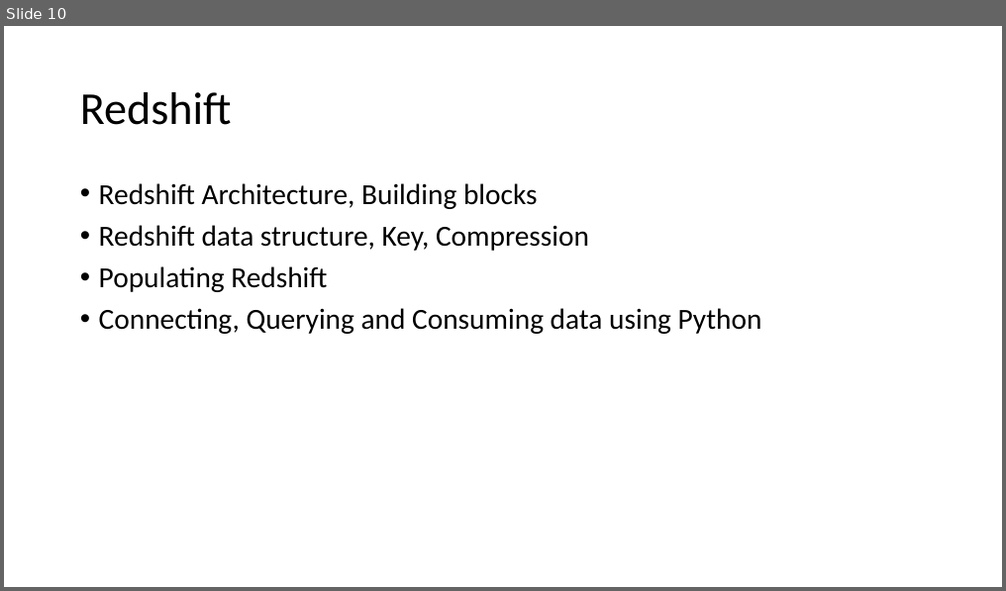
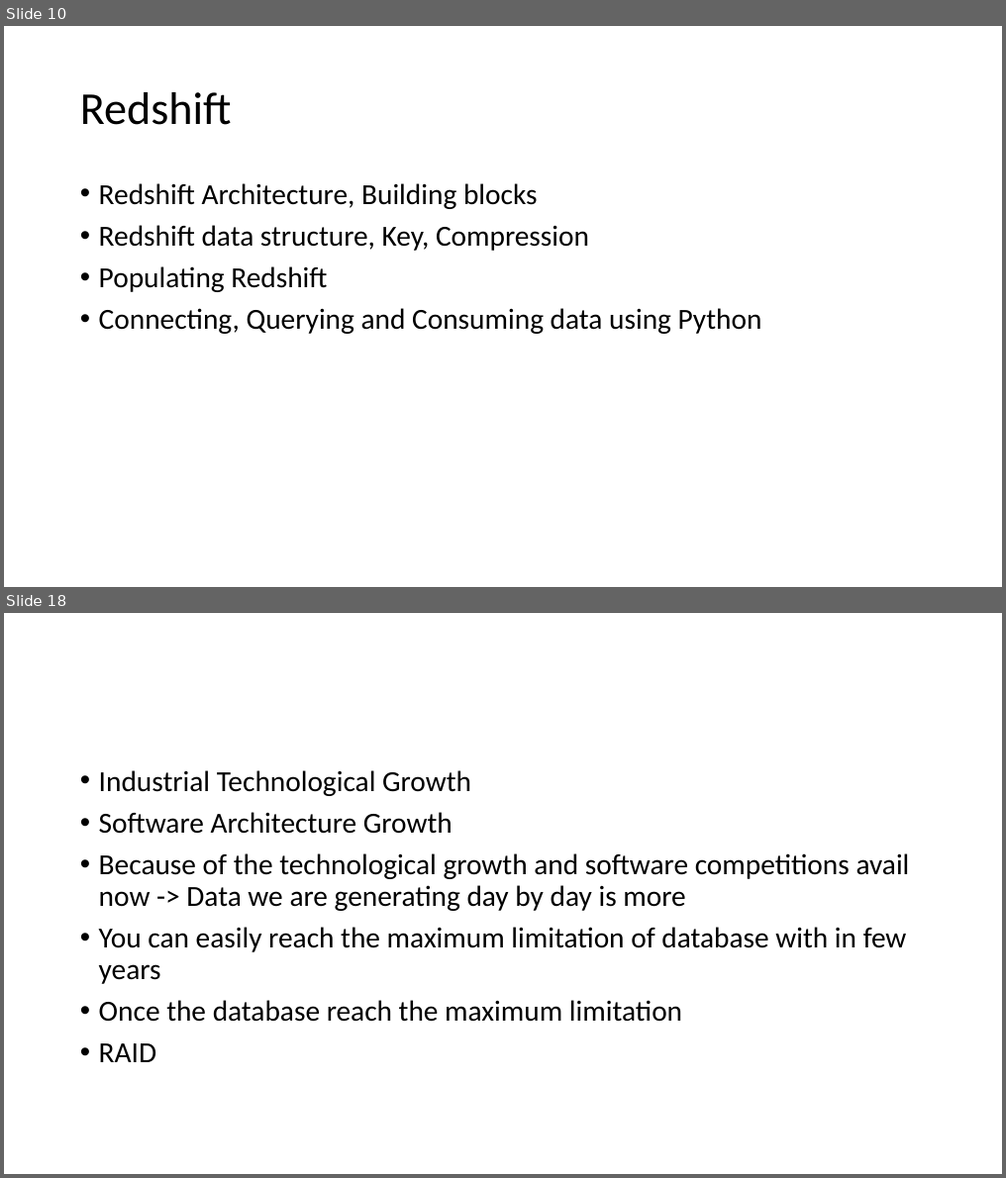
Before and after one commit to karthick1808/CDB21DW057, a slide deck: CDB21DW057.pptx. Shown one above the other, each under a label of ours: slide 10 before the commit, slides 10 and 18 after it; the slides between them are not shown. The pictures are 1006x591 and 1006x1178 pixels, drawn with LibreOffice and Linux fonts; fonts in the diff are those of the drawing. Boxes give left, top, right and bottom in pixels: in the first picture for what was removed or moved away, otherwise in the second. Text is boxed around its words. In the diff, an @@ line names an element or a change of style, - is before the commit and + after.

```diff
--- a/CDB21DW057.pptx
+++ b/CDB21DW057.pptx
@@ slide 18 added at (4, 613, 1002, 1174), background #FFFFFF @@
@@ text added at (99, 770, 910, 1062), 28 pt, text #000000 @@
+• Industrial Technological Growth
+• Software Architecture Growth
+• Because of the technological growth and software competitions avail now -> Data we are generating day by day is more
+• You can easily reach the maximum limitation of database with in few years
+• Once the database reach the maximum limitation
+• RAID
```
Also in this commit, not shown: 25 other slides added.
